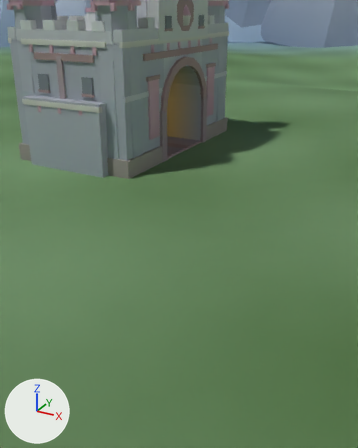
Two versions of the Blender file project/blender/region.blend, one commit apart.
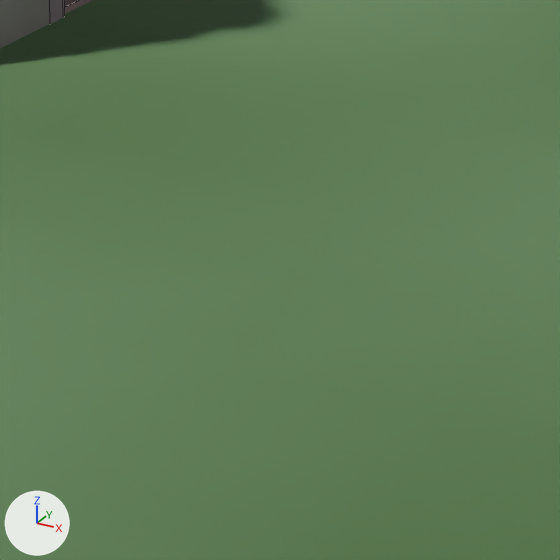
Each version appears first from a 50 mm camera at (16.1, -39.1, 21.1) aimed at (-4.2, -2.1, 2.6), and next in a close-up on the part from 41% to 90% of the width and 35% to 73% of the height. Lighting does not change. The marker at lower left points along +X, +Y and +Z. The first two pictures are the older version. The close-ups show mesh edges as thin lines.

The scene before the commit, as lines of its bpy script (objects in view):
```python
me_grid = bpy.data.meshes.new('Grid')
me_grid.from_pydata(...)  # 9409 vertices, 9216 faces; spans x -320.0..320.0, y -320.0..320.0, z -5.0..3.0
me_grid.materials.append(mat_vtx)
me_near_bakery = bpy.data.meshes.new('near_bakery')
me_near_bakery.from_pydata(...)  # 2009 vertices, 1498 faces; spans x -41.6..-20.1, y 12.2..47.8, z -0.6..26.4
me_near_bakery.materials.append(mat_vtx)
ob_near_bakery = bpy.data.objects.new('near_bakery', me_near_bakery)
ob_near_bakery.location = (0.0, 0.0, 0.0)
ob_near_skirt = bpy.data.objects.new('near_skirt', me_grid)
ob_near_skirt.location = (0.0, 30.0, 0.0)
```
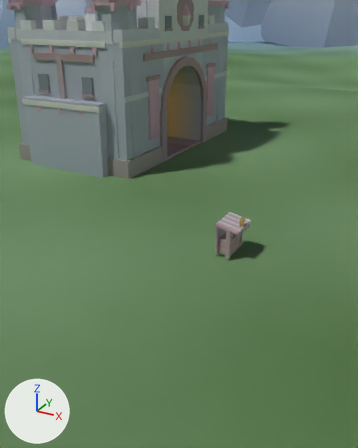
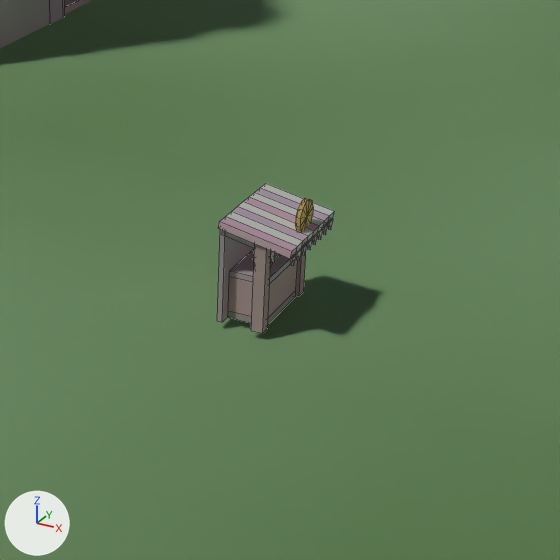
Commit message: THE STALL GETS ITS BODY: prop_stall authored to the counter law

What the commit changed:
Mesh me_prop_stall is new.
It has 404 vertices, 256 faces and spans x -0.78..1.47, y -1.6..1.6, z 0.0..3.63.
It uses material mat_vtx.
Object 'prop_stall' (ob_prop_stall) is new; it shows me_prop_stall.
Its location is (0.0, 0.0, 0.0).

Changed parts and their boxes (x1, y1, x2, y2) in the close-ups (560 x 560 px):
'prop_stall', added: after (217, 183, 335, 333)
